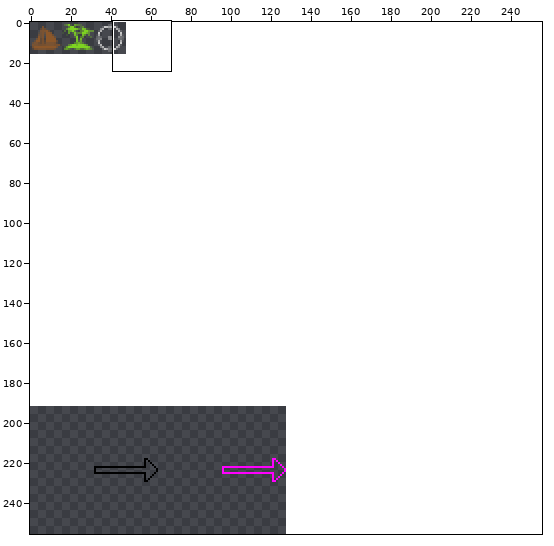
Sprite sheet, stored at seafarers_of_splorr/assets/images/at-sea-icons.png. Above: a wide view before the commit, with the close-up outlined.
Close-up. Before:
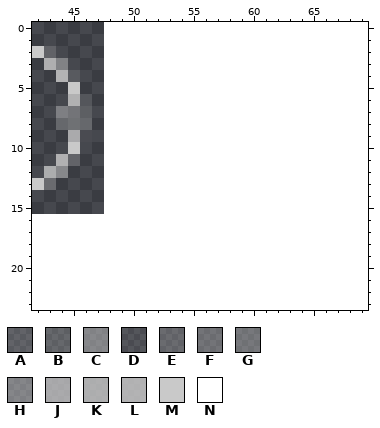
The file is 256x256 pixels. Pixels under 10% opacity are left out. Colours within 5 levels of each other are drawn and written as one. Shown: x 42..69, y 0..23.
Palette (. is transparent): A #c7c7c737  B #c7c7c740  C #c7c7c780  D #c8c8c81c  E #c8c8c846  F #c8c8c858  G #c9c9c95f  H #c9c9c97a  J #c9c9c9c2  K #c9c9c9cc  L #c9c9c9d4  M #c9c9c9  N #ffffff
Pixels before, first column x 42:
 0 ......NNNNNNNNNNNNNNNNNNNNNN
 1 ......NNNNNNNNNNNNNNNNNNNNNN
 2 ME....NNNNNNNNNNNNNNNNNNNNNN
 3 .KC...NNNNNNNNNNNNNNNNNNNNNN
 4 ..LA..NNNNNNNNNNNNNNNNNNNNNN
 5 ...M..NNNNNNNNNNNNNNNNNNNNNN
 6 ...LD.NNNNNNNNNNNNNNNNNNNNNN
 7 ..HFB.NNNNNNNNNNNNNNNNNNNNNN
 8 ..BGB.NNNNNNNNNNNNNNNNNNNNNN
 9 ...JD.NNNNNNNNNNNNNNNNNNNNNN
10 ...M..NNNNNNNNNNNNNNNNNNNNNN
11 ..LA..NNNNNNNNNNNNNNNNNNNNNN
12 .KC...NNNNNNNNNNNNNNNNNNNNNN
13 ME....NNNNNNNNNNNNNNNNNNNNNN
14 ......NNNNNNNNNNNNNNNNNNNNNN
15 ......NNNNNNNNNNNNNNNNNNNNNN
16 NNNNNNNNNNNNNNNNNNNNNNNNNNNN
17 NNNNNNNNNNNNNNNNNNNNNNNNNNNN
18 NNNNNNNNNNNNNNNNNNNNNNNNNNNN
19 NNNNNNNNNNNNNNNNNNNNNNNNNNNN
20 NNNNNNNNNNNNNNNNNNNNNNNNNNNN
21 NNNNNNNNNNNNNNNNNNNNNNNNNNNN
22 NNNNNNNNNNNNNNNNNNNNNNNNNNNN
23 NNNNNNNNNNNNNNNNNNNNNNNNNNNN
New version:
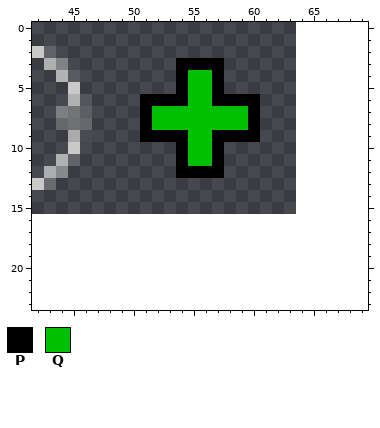
Colours new in this view: P #000000  Q #00c000
Changes in this commit:
y 0..2: x 48..63 NNNNNNNNNNNNNNNN -> ................
y 3: x 48..63 NNNNNNNNNNNNNNNN -> ......PPPP......
y 4..5: x 48..63 NNNNNNNNNNNNNNNN -> ......PQQP......
y 6: x 48..63 NNNNNNNNNNNNNNNN -> ...PPPPQQPPPP...
y 7..8: x 48..63 NNNNNNNNNNNNNNNN -> ...PQQQQQQQQP...
y 9: x 48..63 NNNNNNNNNNNNNNNN -> ...PPPPQQPPPP...
y 10..11: x 48..63 NNNNNNNNNNNNNNNN -> ......PQQP......
y 12: x 48..63 NNNNNNNNNNNNNNNN -> ......PPPP......
y 13..15: x 48..63 NNNNNNNNNNNNNNNN -> ................
